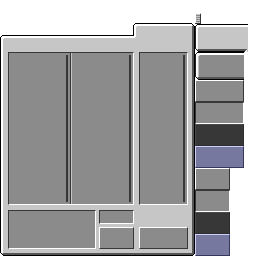
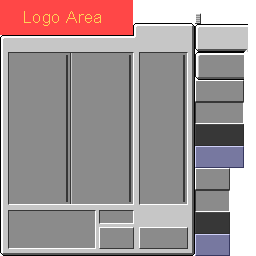
Before/after of a 256 × 256 layered artwork. What changed in the layer stack:
painted on "Base" over [0, 0, 133, 35]
